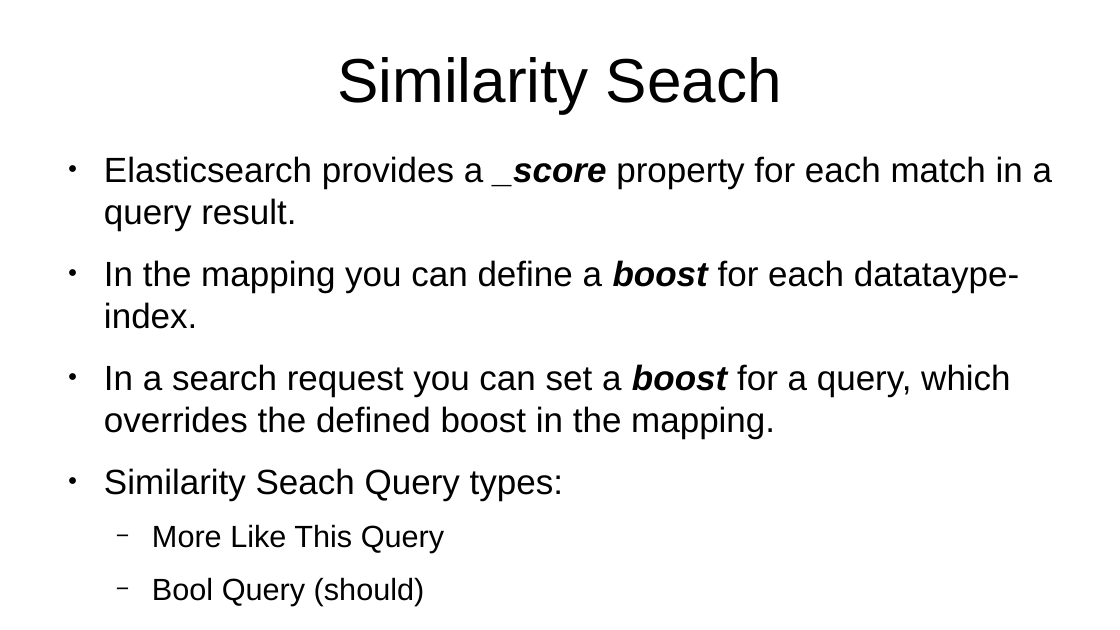
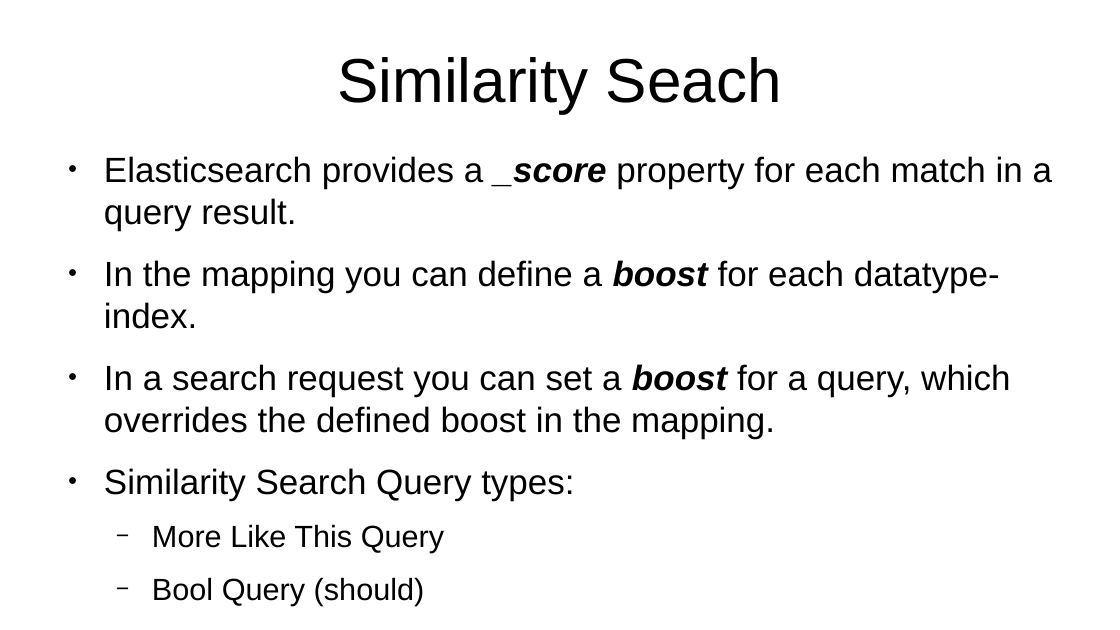
Before and after one commit to xtermi2/elasticsearch_training, a slide deck: slide 8 of elasticsearch_101_v2.odp. Drawn at 1120x630 pixels with LibreOffice and Linux fonts; fonts in the diff are those of the drawing. Boxes give left, top, right and bottom in pixels: in the first picture for what was removed or moved away, otherwise in the second. Text is boxed around its words. In the diff, an @@ line names an element or a change of style, - is before the commit and + after.

```diff
--- a/elasticsearch_101_v2.odp
+++ b/elasticsearch_101_v2.odp
@@ text at box(104, 260, 1000, 329): text changed @@
-● In the mapping you can define a boost for each datataype-index.
+● In the mapping you can define a boost for each datatype-index.
@@ text at box(104, 468, 574, 501): text changed @@
-● Similarity Seach Query types:
+● Similarity Search Query types:
```
Also in this commit, not shown: 1 other slide changed, 1 other file.
